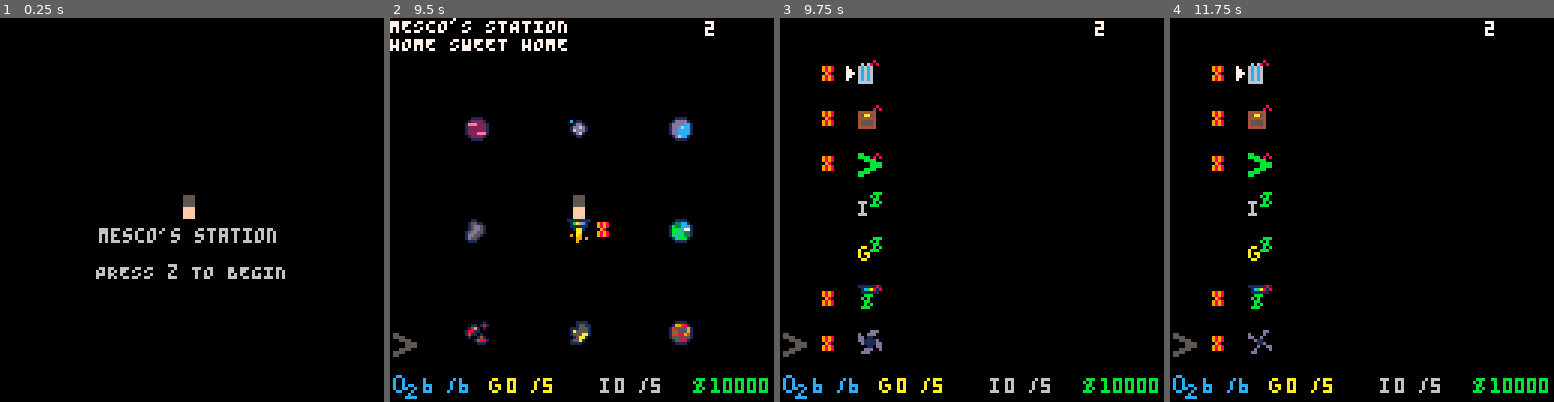
Above: before the commit, frames 1-4 (left to right).
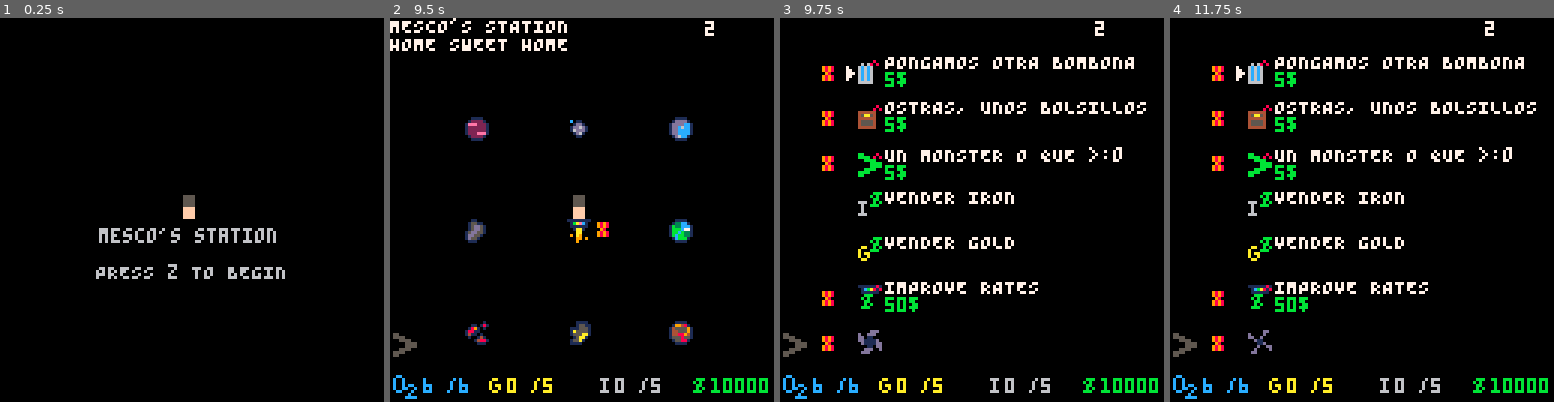
Above: after the commit, the same moments.

Repository: NeosCCV/pico-8-mescosstation
Game: PICO-8 cartridge regalo.p8
The game is run twice, just before and just after one commit, with the same random seed, the same clock (stepped at 60 frames per second) and the same inputs.
Inputs:
- Up to frame 1 (0.25 s): no input
- Up to frame 2 (9.5 s): tap X (X key) at 0.33, 1.07, 1.85, 2.97, 4.08, 5.2, 6.32, 7.43, 8.55 s; tap O (Z key) at 0.7, 1.7, 2.1, 2.5, 2.9, 3.3, 3.7, 4.1, 4.5, 4.9, 5.3, 5.7, 6.1, 6.5, 6.9, 7.3, 7.7, 8.1, 8.5, 8.9, 9.3 s; hold Right 1.6-2.1 s; hold Up 2.15-2.42 s; hold Right 2.47-3.03 s; hold Left 3.08-3.58 s; hold Down 3.63-3.97 s; hold Right 4.02-4.68 s; hold Up 4.73-5.03 s; hold Left 5.08-5.68 s; hold Down 5.73-6.03 s; hold Right 6.08-6.58 s; hold Right 6.63-7.13 s; hold Up 7.18-7.45 s; hold Right 7.5-8.07 s; hold Left 8.12-8.62 s; hold Down 8.67-9 s; hold Right from 9.05 s (still down)
- Up to frame 3 (9.75 s): tap X (X key) at 9.67 s; tap O (Z key) at 9.7 s; release Right at 9.72 s
- Up to frame 4 (11.75 s): hold Up 9.77-10.07 s; tap O (Z key) every 0.4 s from 10.1 to 11.7 s; hold Left 10.12-10.72 s; hold Down 10.77-11.07 s; tap X (X key) at 10.78 s; hold Right 11.12-11.62 s

Frames 1-2 are identical in both runs. In frame 3, 4.7% of the frame differs, in the area x 27-96%, y 10-77%; in frame 4, 4.7%.

Commit message:
aasdgsghdfgh

Diff:
--- a/regalo.p8
+++ b/regalo.p8
@@ -168,7 +168,9 @@
 	maxgold=5
 	iron=0
 	maxiron=5
+	---------------------------------------------------------------
 	money=10000
+	---------------------------------------------------------------
 	--
 	turnstaken=0
 	--
@@ -828,18 +830,24 @@
 		--max o2
 			if maxo2==6 then
 				spr((upgrades12frame[upgrades12frametrg]),25,14)
+				print ("PONGAMOS OTRA BOMBONA",35,12,7)
+				print ("5$",35,18,11)
 				if money>=5 then
 					spr((letterxframe[letterzframetrg]),12,14)
 				end
 			end
 			if maxo2==12 then
 				spr((upgrades22frame[upgrades12frametrg]),25,14)
+				print ("OTRA MAS VA >:3",35,12,7)
+				print ("50$",35,18,11)
 				if money>=50 then
 					spr((letterxframe[letterzframetrg]),12,14)
 				end
 			end
 			if maxo2==18 then
 				spr((upgrades32frame[upgrades32frametrg]),25,14)
+				print ("LA ULTIMA YA EH",35,12,7)
+				print ("100$",35,18,11)
 				if money>=100 then
 					spr((letterxframe[letterzframetrg]),12,14)
 				end
@@ -850,18 +858,24 @@
 		--max items
 			if maxiron==5 then
 				spr((upgrades11frame[upgrades11frametrg]),26,29)
+				print ("OSTRAS, UNOS BOLSILLOS",35,27,7)
+				print ("5$",35,33,11)
 				if money>=5 then
 					spr((letterxframe[letterzframetrg]),12,29)
 				end
 			end
 			if maxiron==10 then
 				spr((upgrades21frame[upgrades11frametrg]),26,29)
+				print ("BOLSILLOS GIGANTES :O",35,27,7)
+				print ("50$",35,33,11)
 				if money>=50 then
 					spr((letterxframe[letterzframetrg]),12,29)
 				end
 			end
 			if maxiron==15 then
 				spr((upgrades31frame[upgrades11frametrg]),26,29)
+				print ("POCKETS AS DEEP AS u",35,27,7)
+				print ("100$",35,33,11)
 				if money>=100 then
 					spr((letterxframe[letterzframetrg]),12,29)
 				end
@@ -872,18 +886,24 @@
 		--max movement
 			if maxabletomove==1 then
 				spr((upgrades13frame[upgrades13frametrg]),26,45)
+				print ("UN MONSTER O QUE >:o",35,43,7)
+				print ("5$",35,49,11)
 				if money>=5 then
 					spr((letterxframe[letterzframetrg]),12,44)
 				end
 			end
 			if maxabletomove==2 then
 				spr((upgrades23frame[upgrades23frametrg]),26,45)
+				print ("LETS GO POCOYO",35,43,7)
+				print ("50$",35,49,11)
 				if money>=50 then
 					spr((letterxframe[letterzframetrg]),12,44)
 				end
 			end
 			if maxabletomove==3 then
 				spr((upgrades33frame[upgrades33frametrg]),26,45)
+				print ("GOTTA GO FASTO",35,43,7)
+				print ("100$",35,49,11)
 				if money>=100 then
 					spr((letterxframe[letterzframetrg]),12,44)
 				end
@@ -893,29 +913,41 @@
 			end
 		--sell iron
 			spr((upgradesironframe[upgradesironframetrg]),26,58)
+			print ("VENDER IRON",35,57,7)
 			if iron>0 then
 				spr((letterxframe[letterzframetrg]),12,59)
+				ironvalueinmoneys=iron*1*pricemult
+				print("+"..ironvalueinmoneys.."$",35,63,11)
 			end
 		--sell gold
 			spr((upgradesgoldframe[upgradesgoldframetrg]),26,73)
+			print ("VENDER GOLD",35,72,7)
 			if gold>0 then
 				spr((letterxframe[letterzframetrg]),12,74)
+				goldvalueinmoneys=gold*2*pricemult
+				print("+"..goldvalueinmoneys.."$",35,78,11)
 			end
 		--improve ratio
 			if pricemult==1 then
 				spr((upgrades14frame[upgrades14frametrg]),26,89)
+				print ("IMPROVE RATES",35,87,7)
+				print ("50$",35,93,11)
 				if money>=50 then
 					spr((letterxframe[letterzframetrg]),12,89)
 				end
 			end
 			if pricemult==2 then
 				spr((upgrades24frame[upgrades24frametrg]),26,89)
+				print ("USE BILL GATE'S CHIP",35,87,7)
+				print ("100$",35,93,11)
 				if money>=100 then
 					spr((letterxframe[letterzframetrg]),12,89)
 				end
 			end
 			if pricemult==3 then
 				spr((upgrades34frame[upgrades34frametrg]),26,89)
+				print ("ERIC TRUMP IS MY FRIEND",35,87,7)
+				print ("500$",35,93,11)
 				if money>=500 then
 					spr((letterxframe[letterzframetrg]),12,89)
 				end
@@ -937,12 +969,15 @@
 				if maxo2==6 and money>=5 then
 					maxo2=12
 					money-=5
+					o2=maxo2
 				elseif maxo2==12 and money>=50 then
 					maxo2=18
 					money-=50
+					o2=maxo2
 				elseif maxo2==18 and money>=100 then
 					maxo2=25
 					money-=100
+					o2=maxo2
 				end
 			end
 			if upgradepos==2 then
@@ -997,6 +1032,7 @@
 			end
 			if upgradepos==7 then
 				if money==1000 then
+					deadof=1
 					--game_end()
 					money-=1000
 				end
@@ -1017,6 +1053,7 @@
 function deathcauses()
 	if o2<=0 then
 		deadof=1
+		startgame=0
 	end
 
 end
